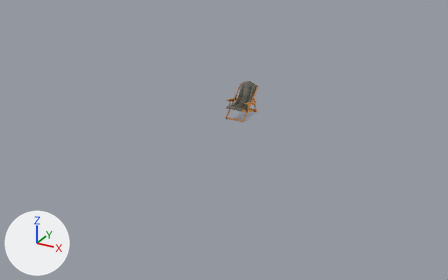
The glTF model assets/models/SinteponС2.glb as it was, and as the next commit left it.
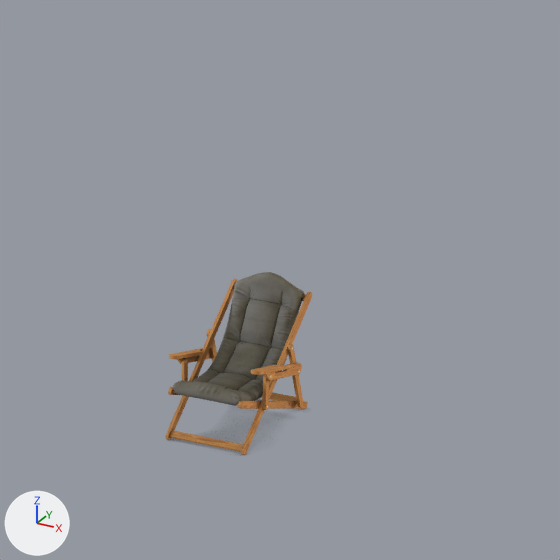
There are two pictures of each version: one whole from a 50 mm lens placed at (8.8, -17.22, 7.58), pointed at (-0.27, -0.74, -0.66), one close up on the part from 42% to 70% of the width and 7% to 52% of the height. Arrows for +X, +Y and +Z are at lower left; the lights stay in place. Where no turn or scale is listed for an object, it has been applied to the vertices.

In view in the first close-up: 'Sun_Lounger_v2_fabric_part', 'Sun_Lounger_v2_wood_part'.
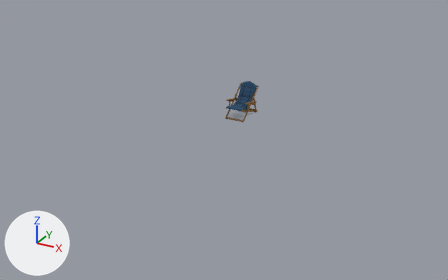
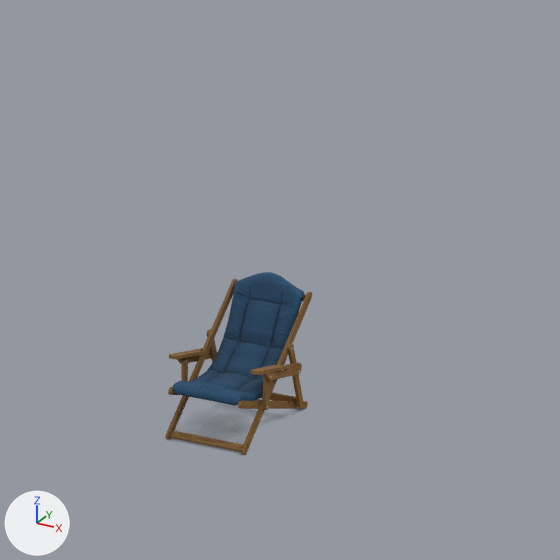
Location of each change, [x1, y1, x2, y2] in pixels of the close-ups (560 x 560 px):
'Sun_Lounger_v2_fabric_part', surface changed (grey to blue)
    both: [173, 272, 304, 406]
'Sun_Lounger_v2_wood_part', surface changed
    both: [165, 279, 312, 455]

Diff of the bpy script that builds the scene:
```diff
--- a/assets/models/SinteponС2.glb.py
+++ b/assets/models/SinteponС2.glb.py
@@ img_chair_cloth_bake_02 @@
+img_chair_cloth_bake_02 = load_image('chair_cloth_bake_02', '_unpacked/chair_cloth_bake_02', 4096, 4096, 'sRGB')
@@ img_chair_wood_bake_06 @@
+img_chair_wood_bake_06 = load_image('chair_wood_bake_06', '_unpacked/chair_wood_bake_06', 4096, 4096, 'sRGB')
@@ mat_wood_part_mat_002 @@
 n2 = _N.new('ShaderNodeTexImage'); n2.name = 'Image Texture'
-n2.image = img_chair_wood_bake_01
+n2.image = img_chair_wood_bake_06
 n3 = _N.new('ShaderNodeUVMap'); n3.name = 'UV Map'
@@ mat_fabric_part_mat @@
 n2 = _N.new('ShaderNodeTexImage'); n2.name = 'Image Texture'
-n2.image = img_chair_cloth_bake_01
+n2.image = img_chair_cloth_bake_02
 _L.new(n0.outputs[0], n1.inputs[0])  # 'BSDF' to 'Surface'
```
